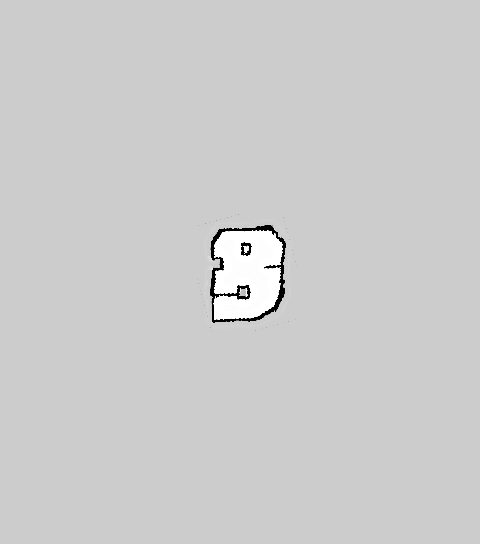
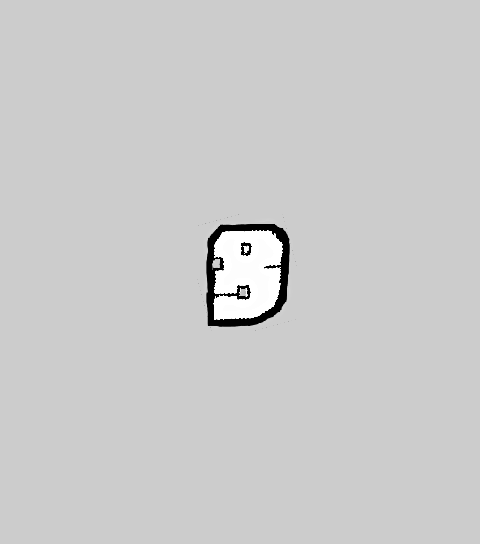
Layered file, before and after one edit (480 x 544). Changes by layer:
painted on "map_fixed_rotation.pgm" over [206, 224, 290, 327]
